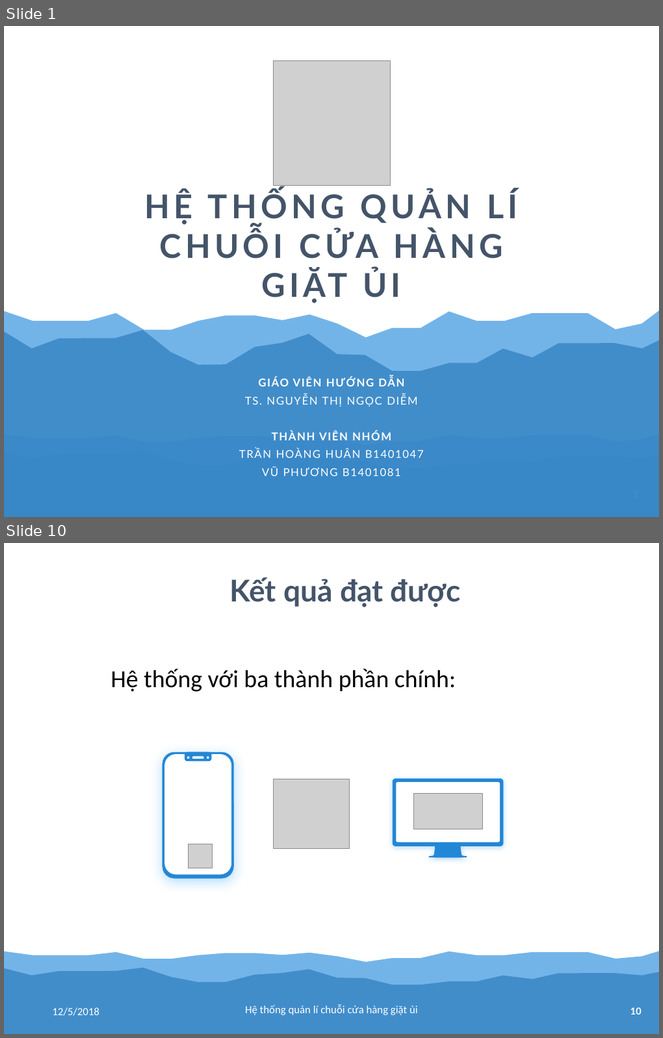
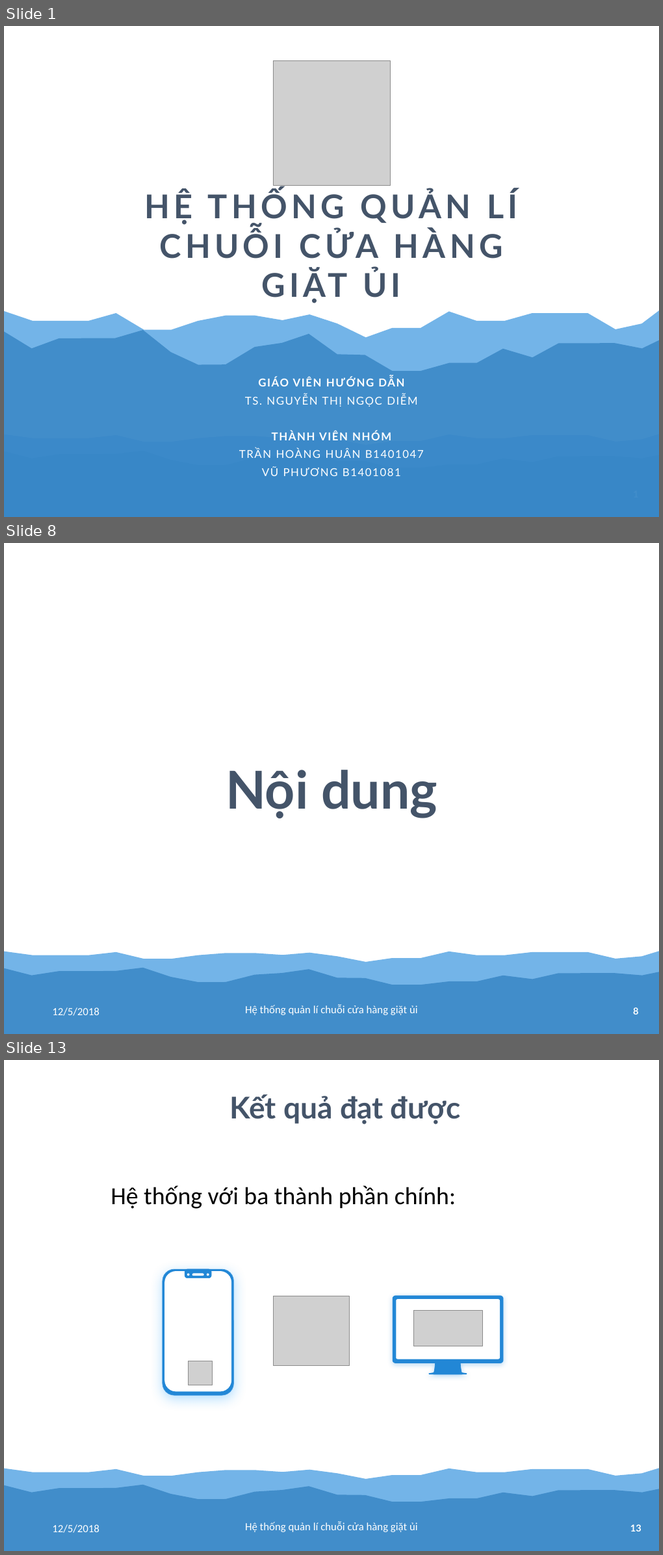
Before and after one commit to tranhoanghuan/Lu-n-v-n, a slide deck: baoCao/bao_cao.pptx. Shown one above the other, each under a label of ours: slides 1 and 10 before the commit, slides 1, 8 and 13 after it; the slides between them are not shown. The pictures are 663x1038 and 663x1555 pixels, drawn with LibreOffice and Linux fonts; fonts in the diff are those of the drawing; grey boxes stand for pictures. Boxes give left, top, right and bottom in pixels: in the first picture for what was removed or moved away, otherwise in the second. Text is boxed around its words. In the diff, an @@ line names an element or a change of style, - is before the commit and + after.

```diff
--- a/baoCao/bao_cao.pptx
+++ b/baoCao/bao_cao.pptx
@@ slide 8 added at [4, 543, 659, 1034], background #FFFFFF; not listed: 3 template elements that a slide beside it also shows @@
@@ text added at [226, 770, 438, 819], 115 pt, text #445469, bold @@
+Nội dung
@@ text added at [52, 1008, 100, 1016], 24 pt, text #FFFFFF @@
+12/5/2018
@@ text added at [245, 1005, 418, 1016], 24 pt, text #FFFFFF @@
+Hệ thống quản lí chuỗi cửa hàng giặt ủi
@@ what was slide 10 is now slide 13 @@
@@ page number at [631, 1525, 642, 1532]: text changed @@
-10
+13
```
Also in this commit, not shown: 10 slides changed, 2 other slides added.
